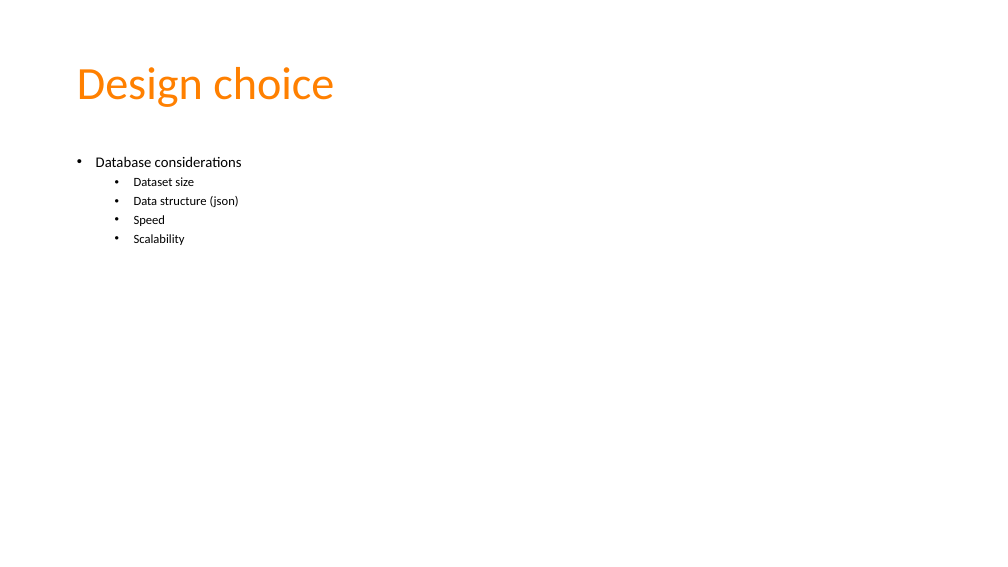
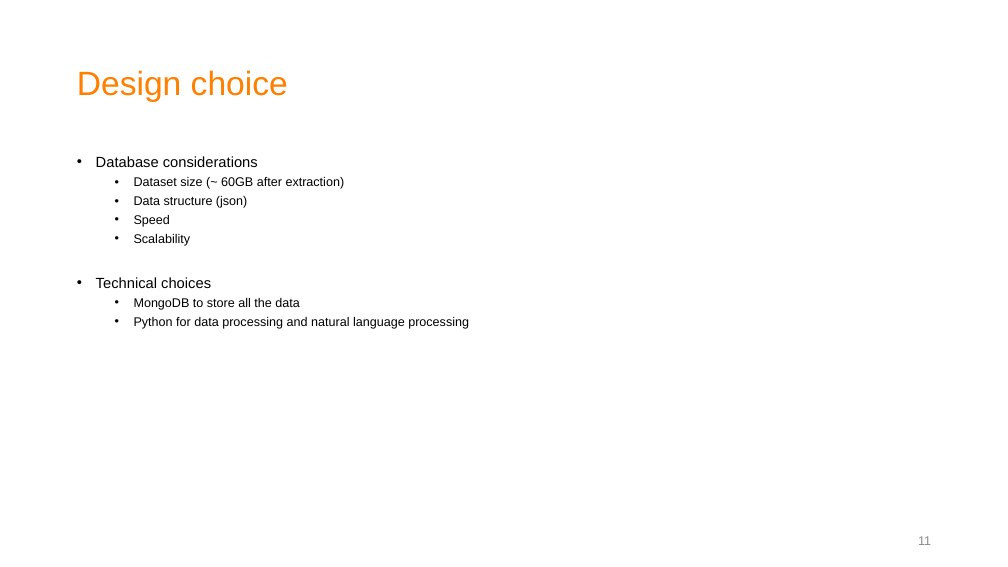
Before and after one commit to joyceXD/product-review, a slide deck: slide 11 of presentation/Product review analysis.pptx (slide 7 before the commit). Drawn at 1008x567 pixels with LibreOffice and Linux fonts; fonts in the diff are those of the drawing. Boxes give left, top, right and bottom in pixels: in the first picture for what was removed or moved away, otherwise in the second. Text is boxed around its words. In the diff, an @@ line names an element or a change of style, - is before the commit and + after.

```diff
--- a/presentation/Product review analysis.pptx
+++ b/presentation/Product review analysis.pptx
@@ title "Design choice" at [77, 70, 288, 102]: size 44 to 32 pt, font Calibri to Arial @@
@@ text at [96, 156, 258, 246]: font Calibri to Arial in "Database considerations", "Data structure (json)", "Speed", "Scalability" @@
@@ text at [134, 177, 345, 189]: text changed; font Calibri to Arial @@
-  • Dataset size
+  • Dataset size (~ 60GB after extraction)
@@ text at [96, 277, 469, 329]: paragraphs added @@
+• Technical choices
+  • MongoDB to store all the data
+  • Python for data processing and natural language processing
@@ page number added at [918, 536, 931, 545], 12 pt, text #8C8C8C @@
+11
```
Also in this commit, not shown: 4 other slides changed, 8 slides added, 2 slides removed, 10 other files.
